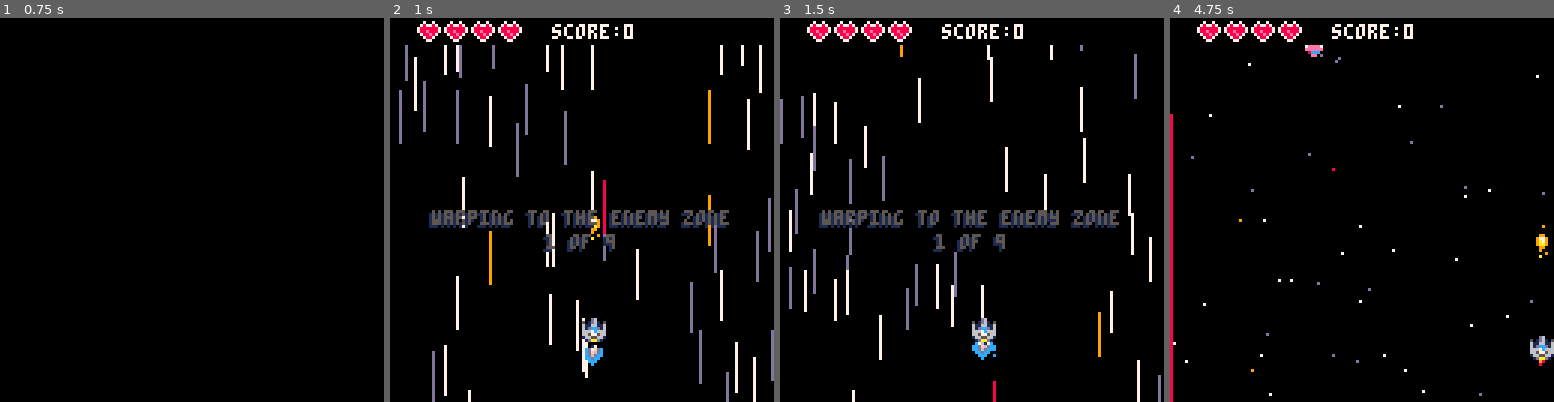
Above: before the commit, frames 1-4 (left to right).
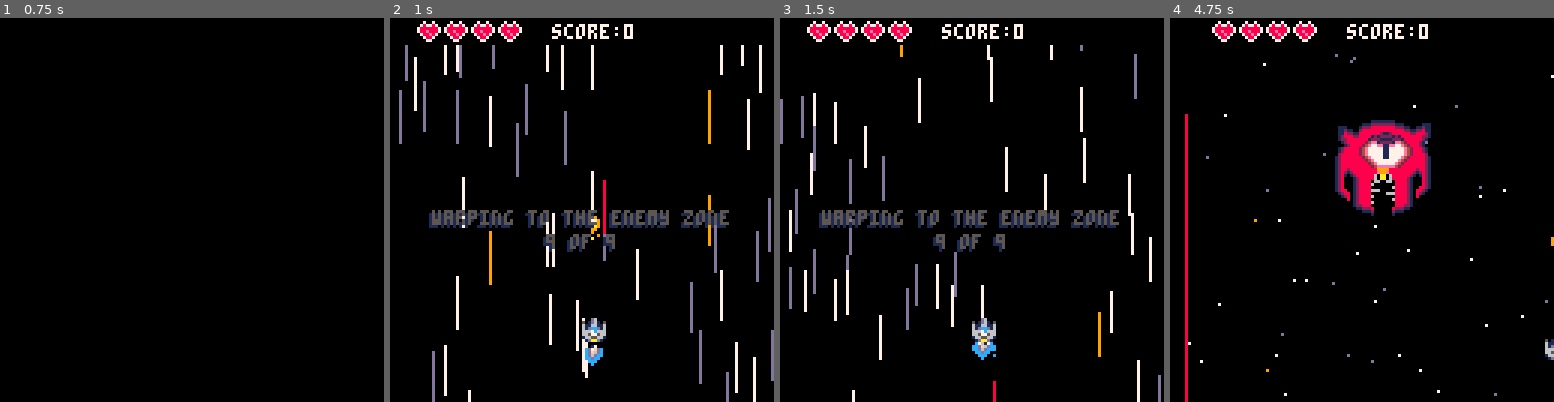
Above: after the commit, the same moments.

Repository: eduszesz/shmup
Game: PICO-8 cartridge myshmup.p8
Two runs of this game, one before a commit and one after it. Both use one fixed random seed, a clock stepped at 60 frames per second and the inputs below.
Inputs:
- Up to frame 1 (0.75 s): tap X (X key) at 0.33 s; tap O (Z key) at 0.7 s
- Up to frame 2 (1 s): no input
- Up to frame 3 (1.5 s): tap X (X key) at 1.07 s
- Up to frame 4 (4.75 s): hold Right 1.6-2.1 s; tap O (Z key) every 0.4 s from 1.7 to 4.5 s; tap X (X key) at 1.85, 2.97, 4.08 s; hold Up 2.15-2.42 s; hold Right 2.47-3.03 s; hold Left 3.08-3.58 s; hold Down 3.63-3.97 s; hold Right 4.02-4.68 s; hold Up from 4.73 s (still down)

Frame 1 is identical in both runs. In frame 2, less than 0.1% of the frame differs, in the area x 39-43%, y 56-61%; in frame 3, less than 0.1%; in frame 4, 8.5%, in the area x 0-100%, y 0-100%.

Commit message:
boss explosion

Diff:
--- a/myshmup.p8
+++ b/myshmup.p8
@@ -8,7 +8,8 @@
 	t=0
 	wtimer=90 --wave timer
 	dtimer=60 --ship death timer
-	cwave=1
+	bdtimer=150 --boss death timer
+	cwave=9
 	lwave=9
 	debug=""
 	state="start"
@@ -65,7 +66,7 @@
 	firetyp=1
 	spdm=1
 
-	bonustyp={"shield on","1 up!","triple fire","multi fire","mega fire","1 up!","1 up!","shield on","1 up!"}
+	bonustyp={"shield on","1 up!","triple shooting","multi shooting","bullet barrage","1 up!","1 up!","shield on","1 up!"}
 
 	----------------------------
 	-- required for fade
@@ -111,6 +112,22 @@
 			state="over"
 		end
 	end
+	if state=="bdied" then
+		local e=enemies[1]
+		e_bullets={}
+		update_game()
+		bdtimer-=1
+		if bdtimer==60 then
+			explode(e.x+32,e.y+32,1,40)
+			fracture(e.x+16,e.y+16,e.typ)
+		end
+		if bdtimer<=0 then
+			bdtimer=150
+			win=true
+			state="over"
+			fadeout()
+		end
+	end
 
 end
 
@@ -137,10 +154,15 @@
 	if state=="died" then
 		draw_game()
 	end
+	if state=="bdied" then
+		draw_game()
+	end
 	mkshake()
 	mkflash()
 	print(debug,64,64,8)
-	--drcollbox(shield)
+
+	--drcollbox(e)
+
 end
 
 function update_start()
@@ -158,7 +180,7 @@
 	upbullets()
 
 	upe_bullets()
-	if state=="game" then
+	if state=="game" or state=="bdied" then
 		upenemies()
 	end
 
@@ -172,7 +194,7 @@
 	if state=="wave" then
 		mkwave()
 	end
-	checkwin()
+	--checkwin()
 end
 
 function update_over()
@@ -193,7 +215,7 @@
 	cprint("press x/❎ to start",63,64,1)
 	cprint("press x/❎ to start",63,65,1)
 	cprint("press x/❎ to start",64,64,cl)
-	print("v0.42",100,120,1)
+	print("v0.43",100,120,1)
 end
 
 function draw_game()
@@ -230,6 +252,8 @@
 	cprint("press x/❎ to play again",63,64,1)
 	cprint("press x/❎ to play again",63,65,1)
 	cprint("press x/❎ to play again",64,64,cl)
+	cprint("score: "..score.."00", 64,80,11)
+	cprint("last enemy zone: "..cwave,64,96,9)
 	if win then
 		sspr(2,81,52,6,15,10,100,20)
 	else
@@ -609,7 +633,6 @@
 
 			if e.y>128 then
 				e.y=-15
-				--e.tgy=15
 				e.md="fly"
 			end
 		end
@@ -654,14 +677,30 @@
 					fracture(ex,ey+y/2,e.typ)
 					explode(ex+x,ey+y,2,10*e.wd)
 					del(bullets,b)
-					if e.h<1 then
-						explode(ex,ey+y,1,20*e.wd)
-						sfx(3)
-						shake=3*e.wd
-						del(enemies,e)
-						score+=1*e.wd
-					end
-				end
+
+				end
+			end
+		end
+		if e.h<1 then
+			if e.typ==64 then
+				e.sx,e.sy=0,0
+				if t%5==0 and bdtimer>60 then
+					explode(e.x+rnd(32),e.y+rnd(32),1,20)
+					fracture(e.x+16,e.y+16,e.typ)
+					sfx(3)
+					shake=10
+					score+=1
+					e.imm=true
+				end
+				if state=="game" then
+					state="bdied"
+				end
+			else
+				explode(ex,ey+y,1,20*e.wd)
+				sfx(3)
+				shake=3*e.wd
+				del(enemies,e)
+				score+=1*e.wd
 			end
 		end
 	end
@@ -685,7 +724,9 @@
 				e.flp=false
 			end
 		end
-		spr(e.sp,e.x,e.y,e.wd,e.ht,e.flp)
+		if bdtimer >60 then
+			spr(e.sp,e.x,e.y,e.wd,e.ht,e.flp)
+		end
 		pal()
 	end
 end
@@ -940,12 +981,12 @@
 		e.wd=4
 		e.ht=4
 		e.ani=12
-		e.h=200
+		e.h=6
 		e.sy=0.25
 		e.sx=0.25
 		e.tgy=40
 		e.x=50
-		e.box={x1=0,y1=0,x2=30,y2=30}
+		e.box={x1=2,y1=2,x2=28,y2=26}
 	end
 
 	if e.typ==28  then
@@ -1166,7 +1207,7 @@
 
 function upbonus()
 	if score%7==0 and score!=0
-		and give then
+		and give and state=="game" then
 		bonus.sy=1
 		give=false
 	end
@@ -1197,16 +1238,16 @@
 				if ship.h<4 then
 					ship.h+=1
 				else
-					txt="triple fire"
-				end
-			end
-			if txt=="triple fire" then
+					txt="triple shooting"
+				end
+			end
+			if txt=="triple shooting" then
 				firetyp=2
 			end
-			if txt=="multi fire" then
+			if txt=="multi shooting" then
 				firetyp=4
 			end
-			if txt=="mega fire" then
+			if txt=="bullet barrage" then
 				firetyp=6
 			end
 			bonus.typ=txt
@@ -1348,7 +1389,6 @@
 
 function checkwin()
 	if cwave>lwave then
-		win=true
 		state="over"
 	end
 end
Not shown, changed: the thumbnail (__label__) section of myshmup.p8
